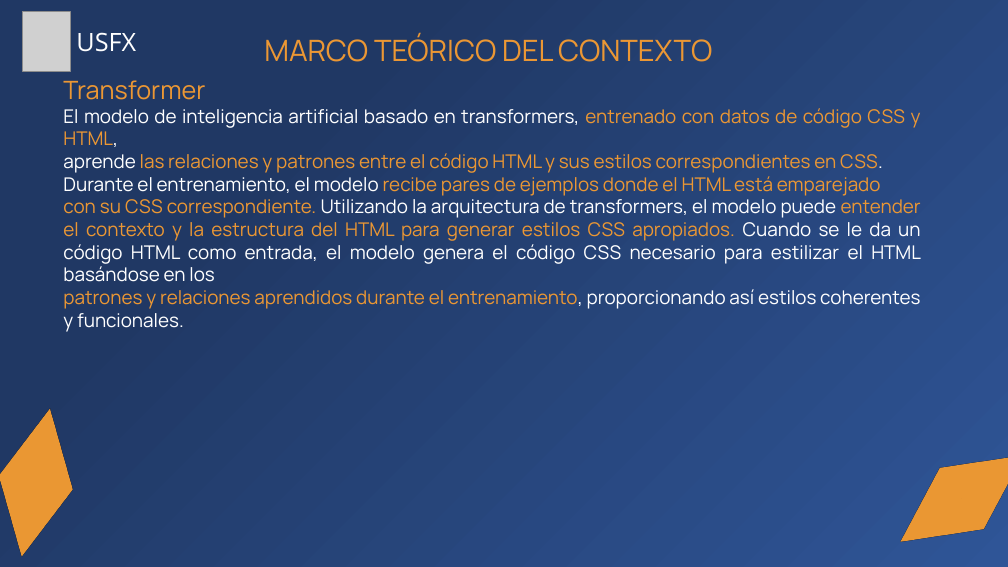
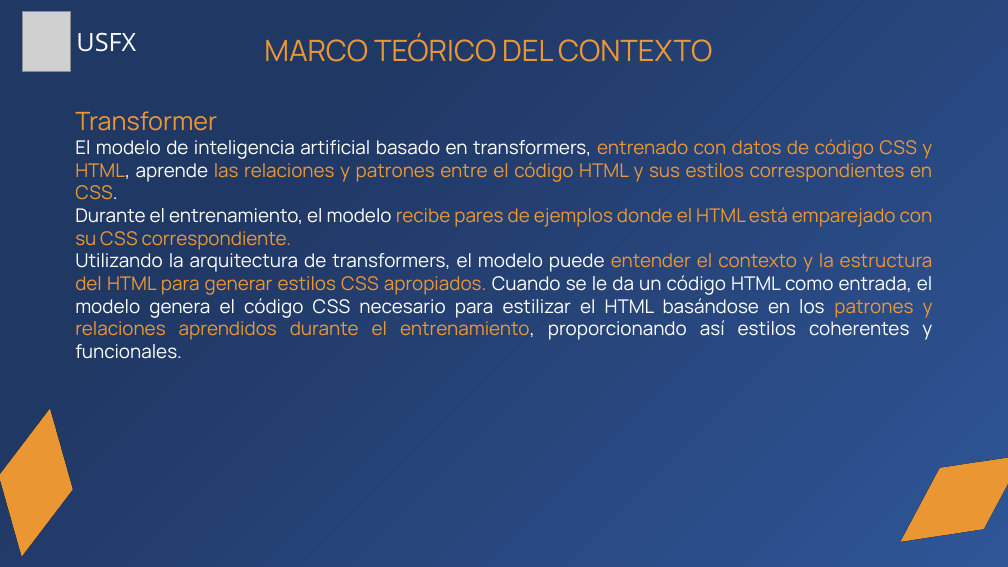
Before and after one commit to Zelechos/Generador-Css, a slide deck: slide 29 of documents/Presentación de Perfil - Modelo Generador CSS.pptx. Drawn at 1008x567 pixels with LibreOffice and Linux fonts; fonts in the diff are those of the drawing; grey boxes stand for pictures. Boxes give left, top, right and bottom in pixels: in the first picture for what was removed or moved away, otherwise in the second. Text is boxed around its words. In the diff, an @@ line names an element or a change of style, - is before the commit and + after.

Commit message:
docs(v0.6.6): add final changes in presentation

```diff
--- a/documents/Presentación de Perfil - Modelo Generador CSS.pptx
+++ b/documents/Presentación de Perfil - Modelo Generador CSS.pptx
@@ text "Transformer" moved from (x1=63, y1=80, x2=921, y2=332) to (x1=75, y1=111, x2=933, y2=359) @@
@@ text at (x1=75, y1=139, x2=933, y2=359): text changed @@
-El modelo de inteligencia artificial basado en transformers, entrenado con datos de código CSS y HTML,
-aprende las relaciones y patrones entre el código HTML y sus estilos correspondientes en CSS.
-Durante el entrenamiento, el modelo recibe pares de ejemplos donde el HTML está emparejado
-con su CSS correspondiente. Utilizando la arquitectura de transformers, el modelo puede entender
-el contexto y la estructura del HTML para generar estilos CSS apropiados. Cuando se le da un código HTML como entrada, el modelo genera el código CSS necesario para estilizar el HTML basándose en los
-patrones y relaciones aprendidos durante el entrenamiento, proporcionando así estilos coherentes y funcionales.
+El modelo de inteligencia artificial basado en transformers, entrenado con datos de código CSS y HTML, aprende las relaciones y patrones entre el código HTML y sus estilos correspondientes en CSS.
+Durante el entrenamiento, el modelo recibe pares de ejemplos donde el HTML está emparejado con su CSS correspondiente.
+Utilizando la arquitectura de transformers, el modelo puede entender el contexto y la estructura del HTML para generar estilos CSS apropiados. Cuando se le da un código HTML como entrada, el modelo genera el código CSS necesario para estilizar el HTML basándose en los patrones y relaciones aprendidos durante el entrenamiento, proporcionando así estilos coherentes y funcionales.
```
Also in this commit, not shown: 8 other slides changed, 1 slide added.
